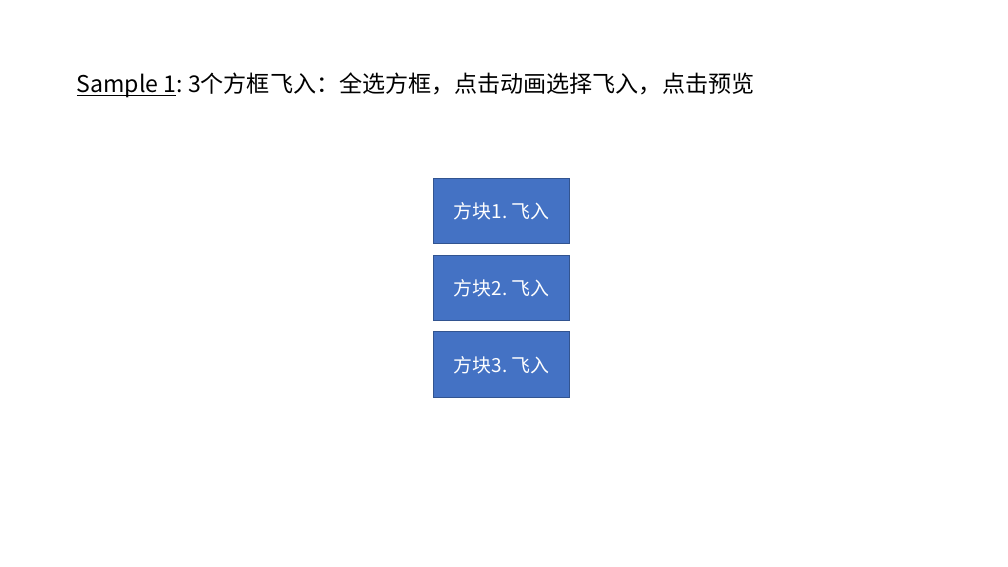
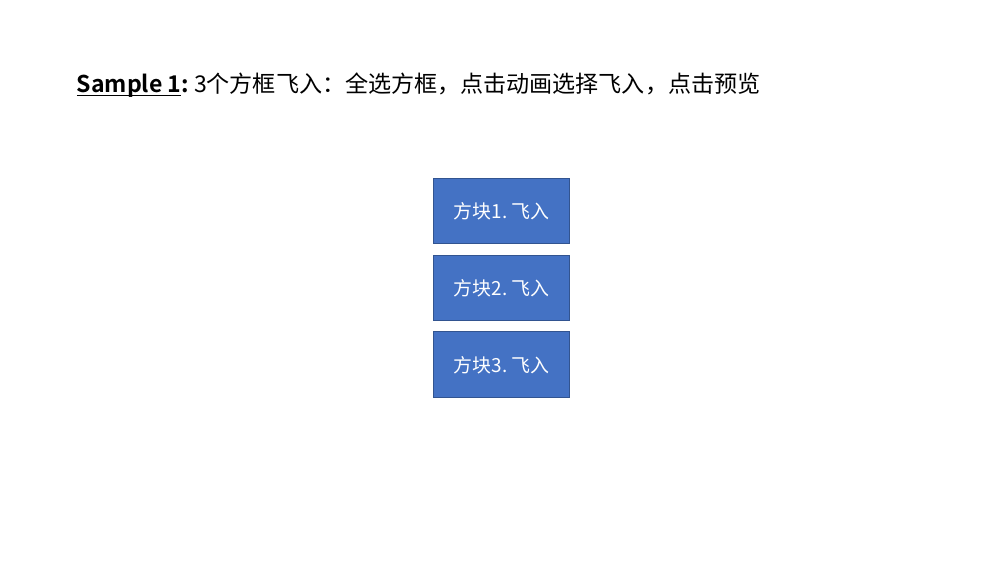
Before and after one commit to Canhui/PPT_Animation_Samples, a slide deck: slide 3 of PPT-Animation-Samples (Part 1).pptx. Drawn at 1008x567 pixels with LibreOffice and Linux fonts; fonts in the diff are those of the drawing. Boxes give left, top, right and bottom in pixels: in the first picture for what was removed or moved away, otherwise in the second. Text is boxed around its words. In the diff, an @@ line names an element or a change of style, - is before the commit and + after.

```diff
--- a/PPT-Animation-Samples (Part 1).pptx
+++ b/PPT-Animation-Samples (Part 1).pptx
@@ title "Sample 1: 3个方框飞入：全选方框，点击动画选择飞入，点击预览" at box(77, 72, 760, 97): bold on in "Sample 1:" @@
```
Also in this commit, not shown: 4 other slides changed, 7 slides added, 1 other file.
